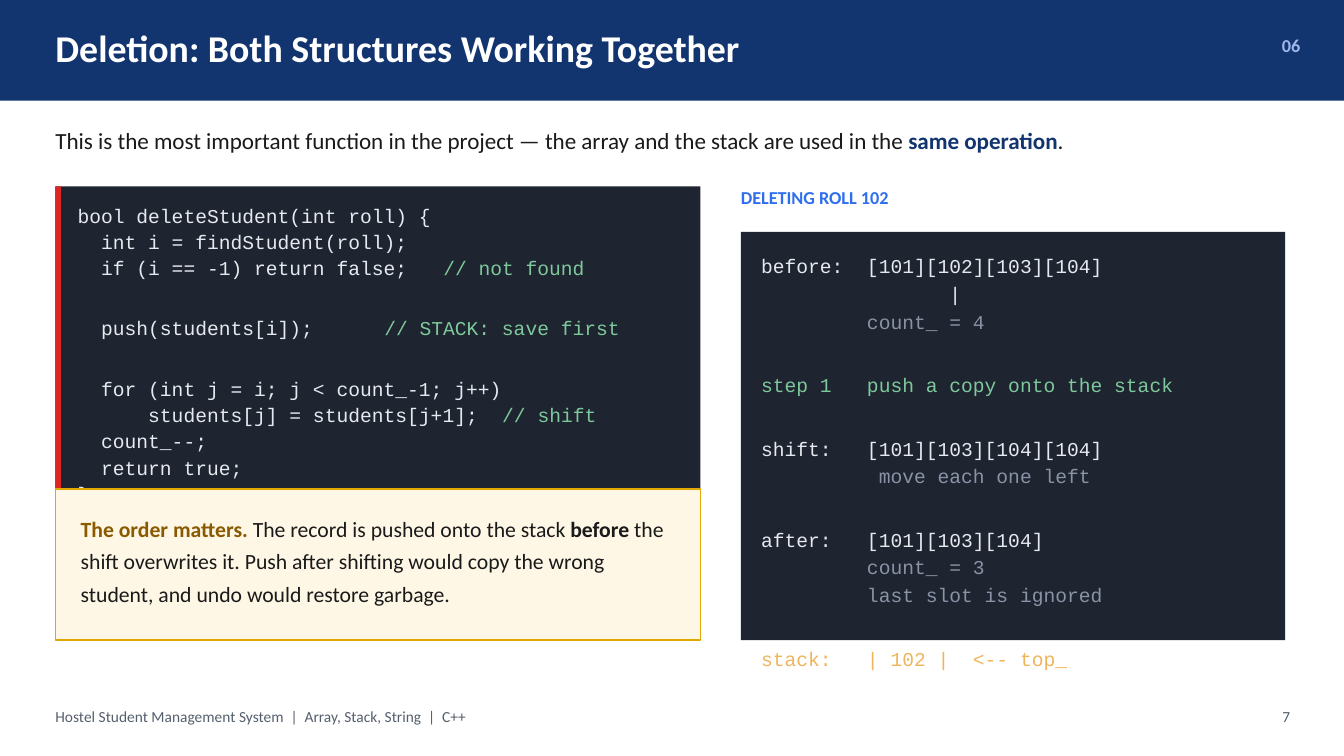
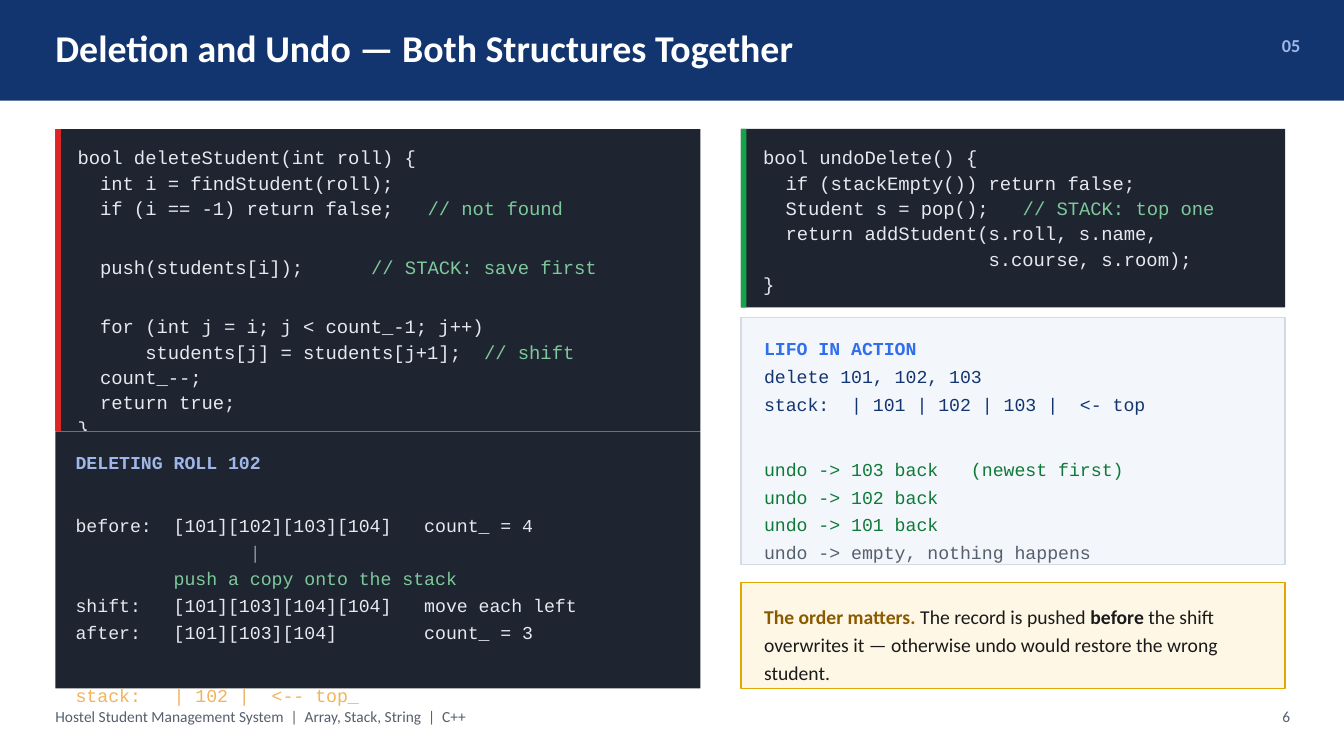
Before and after one commit to botvik155/apfa-data-structures, a slide deck: slide 6 of docs/DS_Project_2_Presentation.pptx (slide 7 before the commit). Drawn at 1344x756 pixels with LibreOffice and Linux fonts; fonts in the diff are those of the drawing. Boxes give left, top, right and bottom in pixels: in the first picture for what was removed or moved away, otherwise in the second. Text is boxed around its words. In the diff, an @@ line names an element or a change of style, - is before the commit and + after.

```diff
--- a/docs/DS_Project_2_Presentation.pptx
+++ b/docs/DS_Project_2_Presentation.pptx
@@ text at [55,35,793,69]: text changed @@
-Deletion: Both Structures Working Together
+Deletion and Undo — Both Structures Together
@@ text at [1282,40,1300,52]: text changed @@
-06
+05
@@ 2 rectangles, 1 text: place and size @@
-2 rectangles, 1 text at [55,187,701,488]
+2 rectangles, 1 text at [55,129,701,431]
@@ text removed at [55,133,1063,153] @@
-This is the most important function in the project — the array and the stack are used in the same operation.
@@ text "bool deleteStudent(int roll) {" at [78,151,596,413]: size 14 to 13.5 pt @@
@@ rectangle added at [741,129,1286,308], fill #1E2430 @@
@@ rectangle added at [741,129,747,308], fill #16A34A @@
@@ text added at [763,151,1215,270], 13.5 pt, text #E6E9EF @@
+bool undoDelete() {
+if (stackEmpty()) return false;
+Student s = pop(); // STACK: top one
+return addStudent(s.roll, s.name,
+s.course, s.room);
+}
@@ text removed at [741,192,889,204] @@
-DELETING ROLL 102
@@ rectangle: place and size @@
-rectangle at [741,232,1286,640]
+rectangle at [741,318,1286,565]
@@ rectangle at [741,318,1286,565]: fill #1E2430 to #F3F6FB; outline none to #D3DAE5 1.25 pt @@
@@ text added at [764,343,1146,563], 13 pt, text #0F7A38 @@
+LIFO IN ACTION
+delete 101, 102, 103
+stack: | 101 | 102 | 103 | <- top
+undo -> 103 back (newest first)
+undo -> 102 back
+undo -> 101 back
+undo -> empty, nothing happens
@@ rectangle: place and size @@
-rectangle at [55,489,701,640]
+rectangle at [55,432,701,689]
@@ rectangle at [55,432,701,689]: fill #FFF7E6 to #1E2430; outline #E0A800 1.25 pt to none @@
@@ text "DELETING ROLL 102": place and size @@
-text "DELETING ROLL 102" at [761,259,1173,606]
+text "DELETING ROLL 102" at [76,457,577,706]
@@ text at [76,457,533,536]: text changed; size 14 to 13 pt @@
-before: [101][102][103][104]
+DELETING ROLL 102
+before: [101][102][103][104] count_ = 4
@@ text at [174,573,577,643]: text changed; size 14 to 13 pt; text colour #8A93A5 to #E6E9EF @@
-count_ = 4
-step 1 push a copy onto the stack
-shift: [101][103][104][104]
-move each one left
-after: [101][103][104]
-count_ = 3
-last slot is ignored
+push a copy onto the stack
+shift: [101][103][104][104] move each left
+after: [101][103][104] count_ = 3
@@ rectangle added at [741,583,1286,689], fill #FFF7E6, outline #E0A800 1.25 pt @@
@@ text at [764,610,1217,680]: text changed; size 15.5 to 14 pt @@
-The order matters. The record is pushed onto the stack before the shift overwrites it. Push after shifting would copy the wrong student, and undo would restore garbage.
+The order matters. The record is pushed before the shift overwrites it — otherwise undo would restore the wrong student.
@@ text at [76,689,359,706]: size 14 to 13 pt in "|", "stack: | 102 | <-- top_"; text colour #E6E9EF to #8A93A5 in "|"; line spacing 1.18 to 1.16; more space between paragraphs @@
@@ text at [1282,711,1290,722]: text changed @@
-7
+6
```
Also in this commit, not shown: 5 other slides changed, 1 slide added, 9 slides removed, 3 other files.
